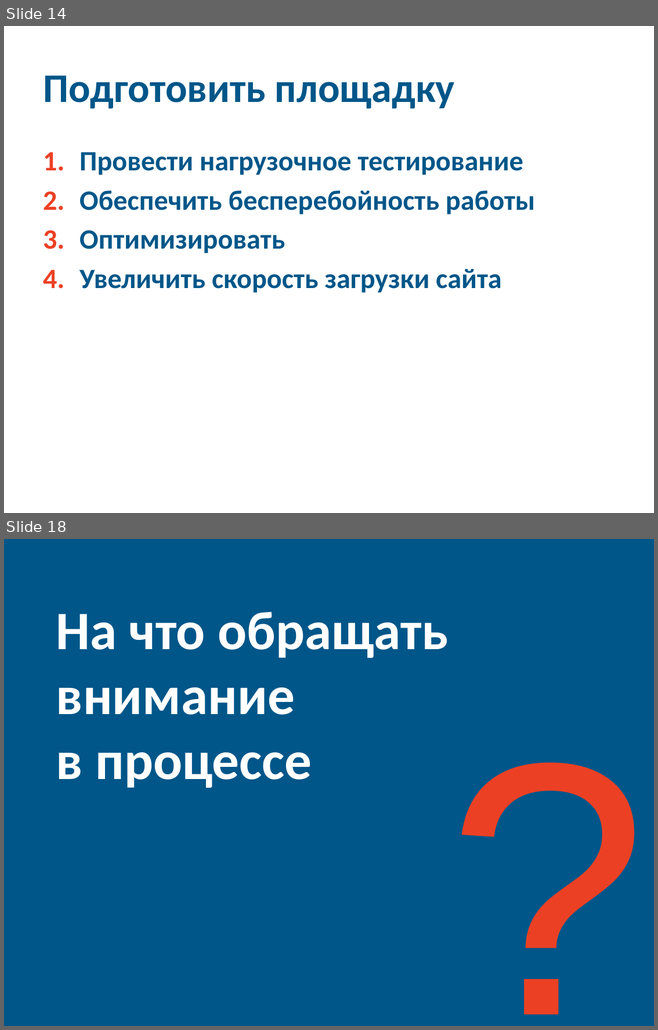
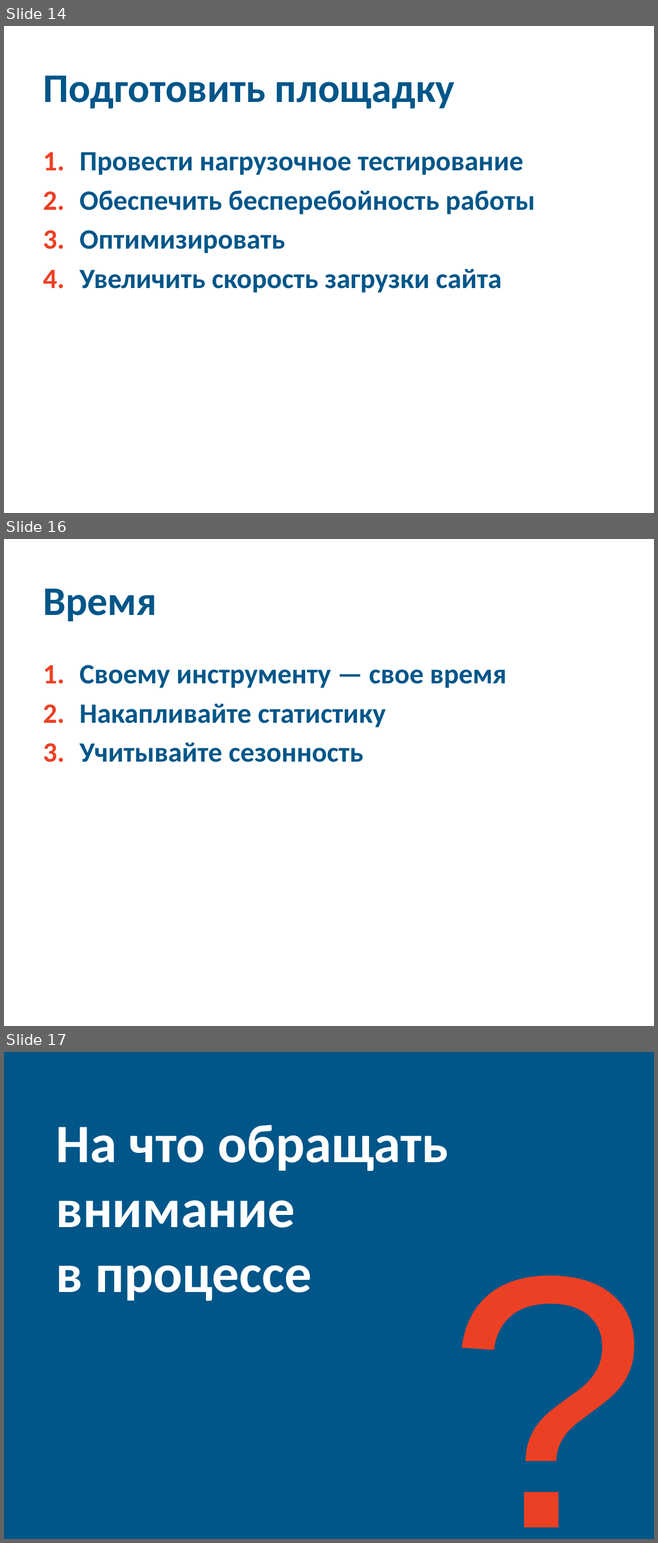
Before and after one commit to 2naive/2naive.github.io, a slide deck: ireklama.pptx. Shown one above the other, each under a label of ours: slides 14 and 18 before the commit, slides 14, 16 and 17 after it; the slides between them are not shown. The pictures are 658x1030 and 658x1543 pixels, drawn with LibreOffice and Linux fonts; fonts in the diff are those of the drawing. Boxes give left, top, right and bottom in pixels: in the first picture for what was removed or moved away, otherwise in the second. Text is boxed around its words. In the diff, an @@ line names an element or a change of style, - is before the commit and + after.

```diff
--- a/ireklama.pptx
+++ b/ireklama.pptx
@@ slide 16 added at [4, 539, 654, 1026], background #FFFFFF @@
@@ title added at [43, 588, 157, 621], 45 pt, text #005689, bold @@
+Время
@@ text added at [79, 665, 506, 762], 31 pt, text #005689, bold @@
+1. Своему инструменту — свое время
+2. Накапливайте статистику
+3. Учитывайте сезонность
@@ what was slide 18 is now slide 17 @@
```
Also in this commit, not shown: 9 slides changed, 2 other slides added, 3 slides removed.
